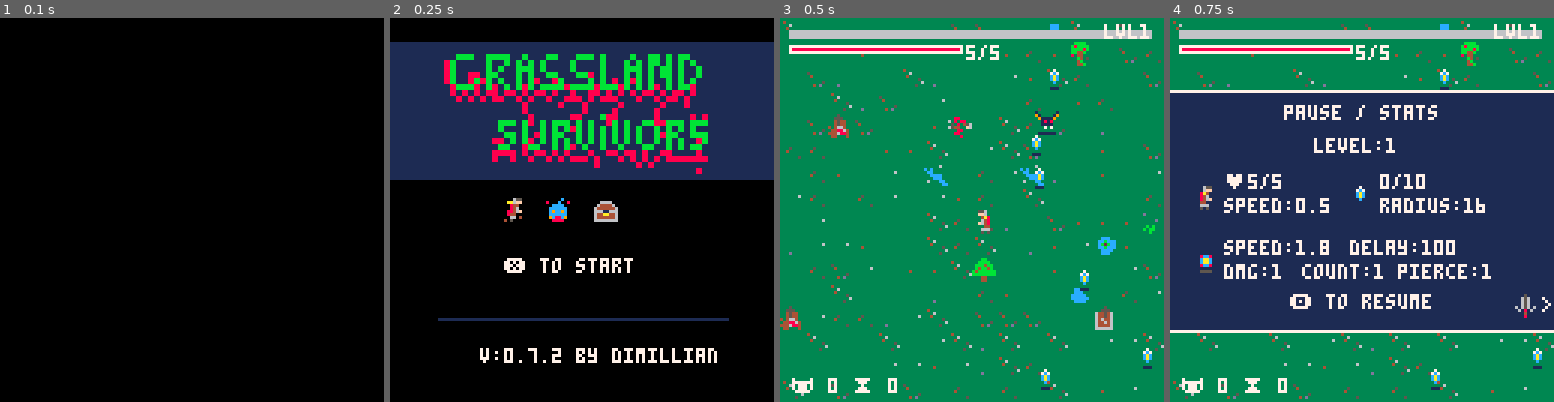
Above: before the commit, frames 1-4 (left to right).
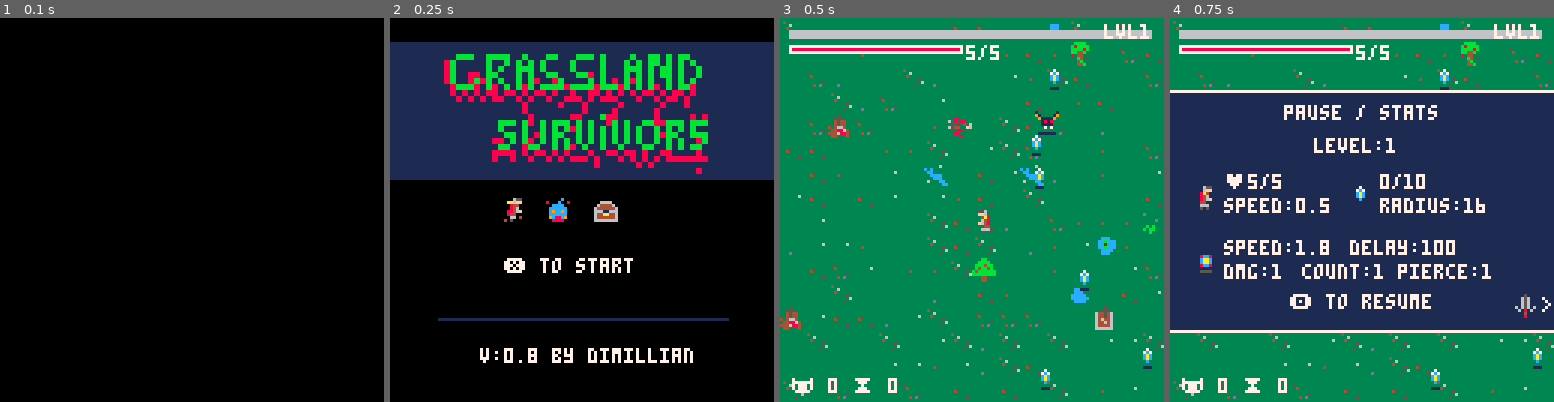
Above: after the commit, the same moments.

Repository: Dimillian/pico8-suvivor
Game: PICO-8 cartridge survivor.p8
Same seed, same stepped clock (60 frames per second), same inputs: the game is played once before the commit and once after it.
Inputs:
- Up to frame 1 (0.1 s): no input
- Up to frame 2 (0.25 s): no input
- Up to frame 3 (0.5 s): tap X (X key) at 0.33 s
- Up to frame 4 (0.75 s): tap O (Z key) at 0.7 s

Frame 1 is identical in both runs. In frame 2, 0.7% of the frame differs, in the area x 35-86%, y 85-90%; in frame 3, nothing differs; in frame 4, nothing differs.

Commit message:
New xp curve

Diff:
--- a/survivor.p8
+++ b/survivor.p8
@@ -4,7 +4,7 @@
 -- game & player
 game = {
 	name="grassland survivors",
-	version="0.7.2"
+	version="0.8"
 }
 
 player = {
@@ -232,7 +232,11 @@
 			sfx(sfx_level_up)
 			self.xp = 0
 			self.level += 1
-			self.next_xp = ceil(self.next_xp * 1.2)
+			if self.level < 20 then
+				self.next_xp = self.next_xp + 5
+			else
+				self.next_xp = self.next_xp + 10
+			end
 			state = state_lvl_up
 		end
 	end,
